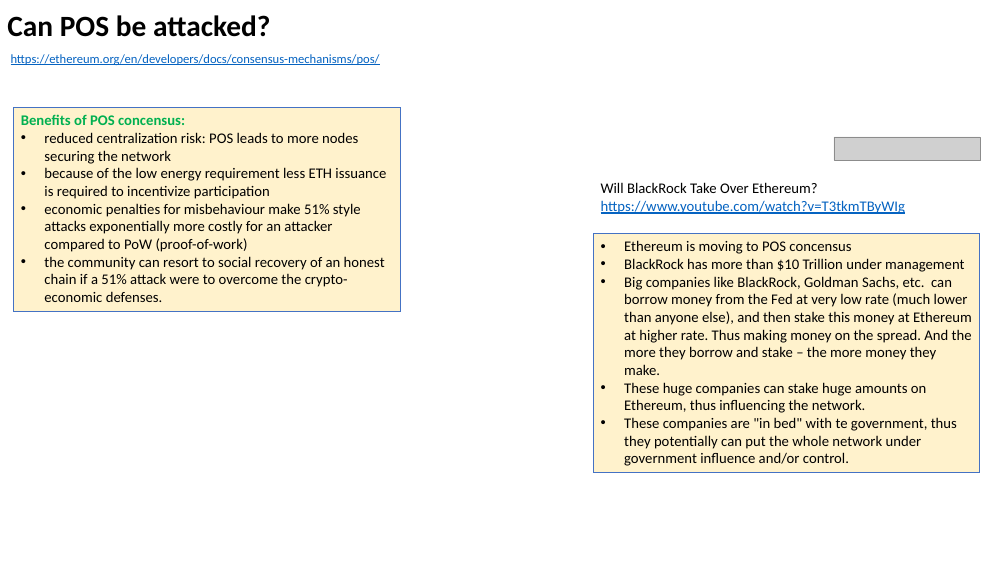
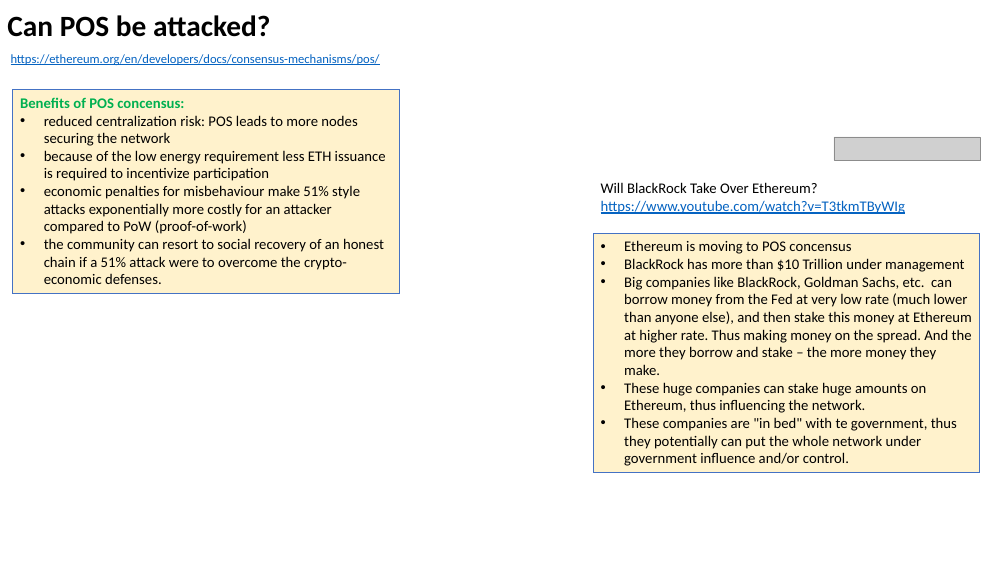
Before and after one commit to lselector/crypto, a slide deck: slide 8 of crypto_02_Ether_POS.pptx. Drawn at 1008x567 pixels with LibreOffice and Linux fonts; fonts in the diff are those of the drawing; grey boxes stand for pictures. Boxes give left, top, right and bottom in pixels: in the first picture for what was removed or moved away, otherwise in the second. Text is boxed around its words. In the diff, an @@ line names an element or a change of style, - is before the commit and + after.

```diff
--- a/crypto_02_Ether_POS.pptx
+++ b/crypto_02_Ether_POS.pptx
@@ rectangle "Benefits of POS concensus:" moved from (x1=14, y1=107, x2=401, y2=311) to (x1=13, y1=90, x2=400, y2=293) @@
```
Also in this commit, not shown: 1 other slide changed, 1 slide added.
